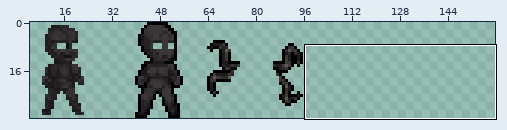
Two states of a sprite sheet, better_arachnids_MSX.png. Above: a wide view before the commit, with the close-up outlined.
Close-up. Before the edit:
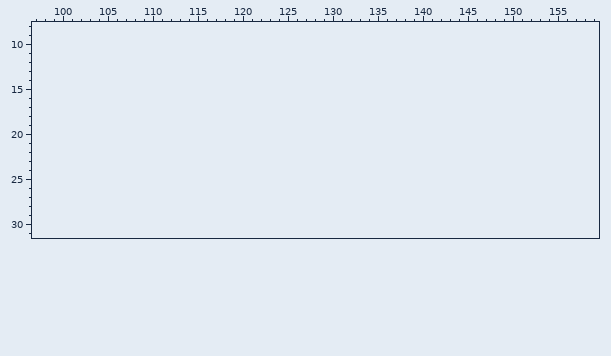
The file is 96x32 pixels. Colours within 5 levels of each other are drawn and written as one. Shown: x 97..159, y 8..31. The old version is drawn lined up with the new one, on the new canvas. The wide view leaves out empty margins.
Once edited:
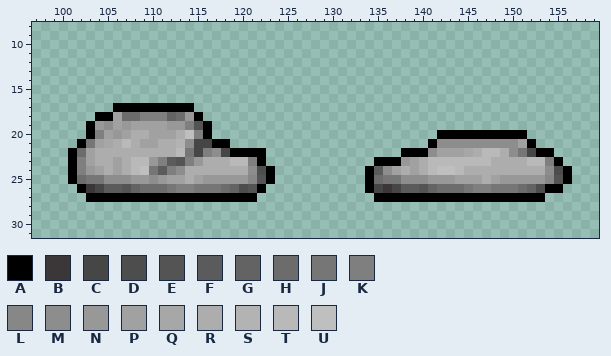
Palette (. is transparent): A #000000  B #3b3739  C #464646  D #4d4d4d  E #545454  F #5b5b5b  G #636363  H #6c6c6c  J #767676  K #7f7f7f  L #878787  M #8d8d8d  N #989898  P #a1a1a1  Q #a7a7a7  R #adadad  S #b3b3b3  T #b9b9b9  U #bfbfbf
What changed:
canvas 96x32 -> 160x32
y 17: x 106..114 ......... -> AAAAAAAAA
y 18: x 104..115 ............ -> AAPHHKKKGHNA
y 19: x 103..116 .............. -> ANMPNPPPPNNKEA
y 20: x 103..116 .............. -> AKPNPRRPPPRUKA; x 142..151 .......... -> AAAAAAAAAA
y 21: x 102..118 ................. -> AJPQRTRPPRRSMCCAA; x 141..152 ............ -> AMMMMMMMMMPA
y 22: x 101..122 ...................... -> AHPRRRRRRRRRTJCKMCAAAA; x 138..154 ................. -> AAAMPPPQRTTRMJCAA
y 23: x 101..122 ...................... -> AKPRRPRTTNKFEKNRRRTTKA; x 135..155 ..................... -> AAANPRTTTTTTTRRRRTTKA
y 24: x 101..123 ....................... -> AKNPRPRTUJFKMRRRRRRRMDA; x 134..156 ....................... -> AFMPRPRTUUTRRRRRRRRRMDA
y 25: x 101..123 ....................... -> AHJJMMMNNMNPPRPNNNNNLEA; x 134..156 ....................... -> AHJJMMMNNNPPPRPNNNNNLEA
y 26: x 102..122 ..................... -> ABCFFEGHHHJKKJJJHGDEA; x 134..155 ...................... -> ACBCFFEGHHHJKKJJJHGDAA
y 27: x 103..121 ................... -> AAAAAAAAAAAAAAAAAAA; x 135..153 ................... -> AAAAAAAAAAAAAAAAAAA
Boxes around the changes in both close-ups, in picture pixels (x1, y1, x2, y2):
added: (68, 103, 275, 202)
added: (365, 130, 572, 202)
